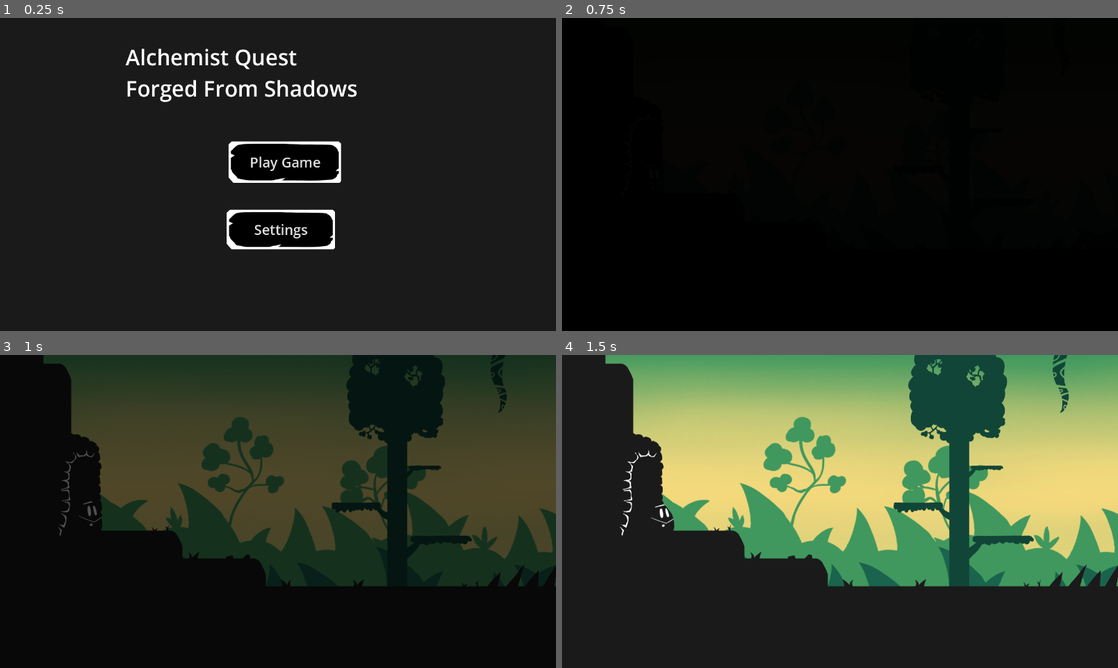
Above: before the commit, frames 1-4 (two rows, left to right).
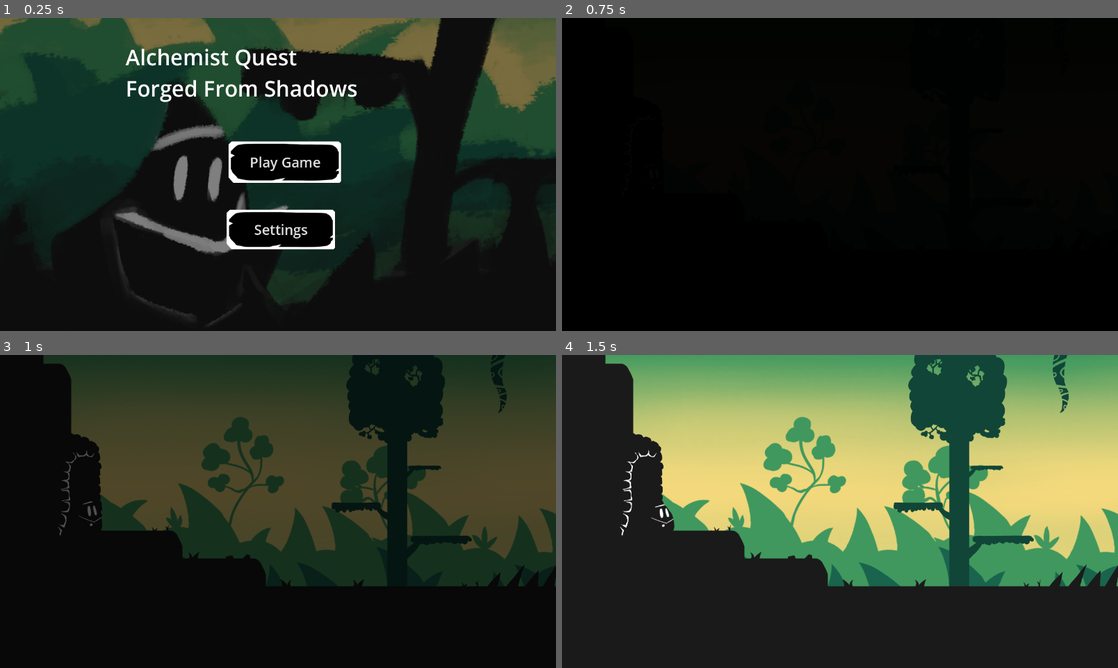
Above: after the commit, the same moments.

Repository: NicholasFlood2000/PirateSoftwareShadowAlchemy
Game: Godot game, scene res://Scenes/MainMenu.tscn
Two runs of this game, one before a commit and one after it. Both use one fixed random seed, a clock stepped at 60 frames per second and the inputs below.
Inputs:
- Up to frame 1 (0.25 s): no input
- Up to frame 2 (0.75 s): click "Play Game" at 0.5 s
- Up to frame 3 (1 s): no input
- Up to frame 4 (1.5 s): hold D (MoveRight) from 1.28 s (still down); tap J (Interact) at 1.35 s

The runs differ from the first frame. In frame 1, 24% of the frame differs, in the area x 0-100%, y 0-91%; in frame 2, nothing differs; in frame 3, nothing differs; in frame 4, nothing differs.

Commit message:
Added mainmenu background

Diff:
--- a/Scenes/MainMenu.tscn
+++ b/Scenes/MainMenu.tscn
@@ -1,8 +1,9 @@
-[gd_scene load_steps=8 format=3 uid="uid://brsyfl1pdn22i"]
+[gd_scene load_steps=9 format=3 uid="uid://brsyfl1pdn22i"]
 
 [ext_resource type="Theme" uid="uid://dionndvrr35qx" path="res://Themes/ButtonTheme.tres" id="1_5ceaf"]
 [ext_resource type="Theme" uid="uid://bjjf52pu6ckx6" path="res://Themes/Menu.tres" id="1_b1v7n"]
 [ext_resource type="Script" path="res://Scripts/PlayGameButton.gd" id="1_daqvn"]
+[ext_resource type="Texture2D" uid="uid://b2xxa5wlhqfrd" path="res://Assets/Graphics/GameBackground.png" id="2_qdt6q"]
 [ext_resource type="PackedScene" uid="uid://c6pctbsywub2" path="res://Scenes/SettingsButtons.tscn" id="3_nbu60"]
 [ext_resource type="AudioStream" uid="uid://b01uw6u6l88dw" path="res://Music/WaterBackgroundMusic.ogg" id="5_7c5o5"]
 [ext_resource type="Script" path="res://Scripts/MusicVolume.gd" id="6_uqsmb"]
@@ -19,13 +20,15 @@
 offset_bottom = 727.0
 theme = ExtResource("1_b1v7n")
 
-[node name="ColorRect2" type="ColorRect" parent="Control"]
-layout_mode = 0
-offset_left = -3.0
-offset_top = -6.0
-offset_right = 1305.0
-offset_bottom = 756.0
-color = Color(0.101961, 0.101961, 0.101961, 1)
+[node name="ColorRect2" type="TextureRect" parent="Control"]
+modulate = Color(0.496653, 0.496654, 0.496653, 1)
+layout_mode = 1
+anchors_preset = 15
+anchor_right = 1.0
+anchor_bottom = 1.0
+grow_horizontal = 2
+grow_vertical = 2
+texture = ExtResource("2_qdt6q")
 
 [node name="Label" type="Label" parent="Control"]
 layout_mode = 0
--- a/Scenes/player.tscn
+++ b/Scenes/player.tscn
@@ -1920,9 +1920,6 @@
 }
 
 [node name="AnimationTree" type="AnimationTree" parent="."]
-libraries = {
-"": SubResource("AnimationLibrary_3y805")
-}
 tree_root = SubResource("AnimationNodeStateMachine_o2k5k")
 anim_player = NodePath("../AnimationPlayer")
 
Binary file added: Assets/Graphics/GameBackground.png
Not shown, added: Assets/Graphics/GameBackground.png.import
